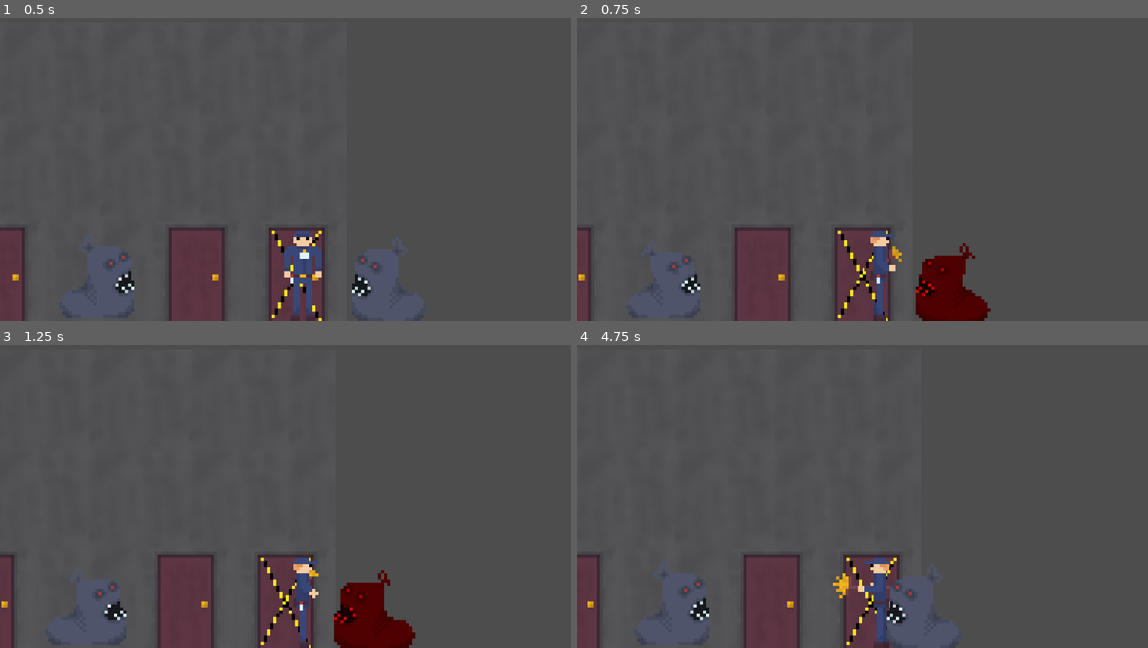
Above: before the commit, frames 1-4 (two rows, left to right).
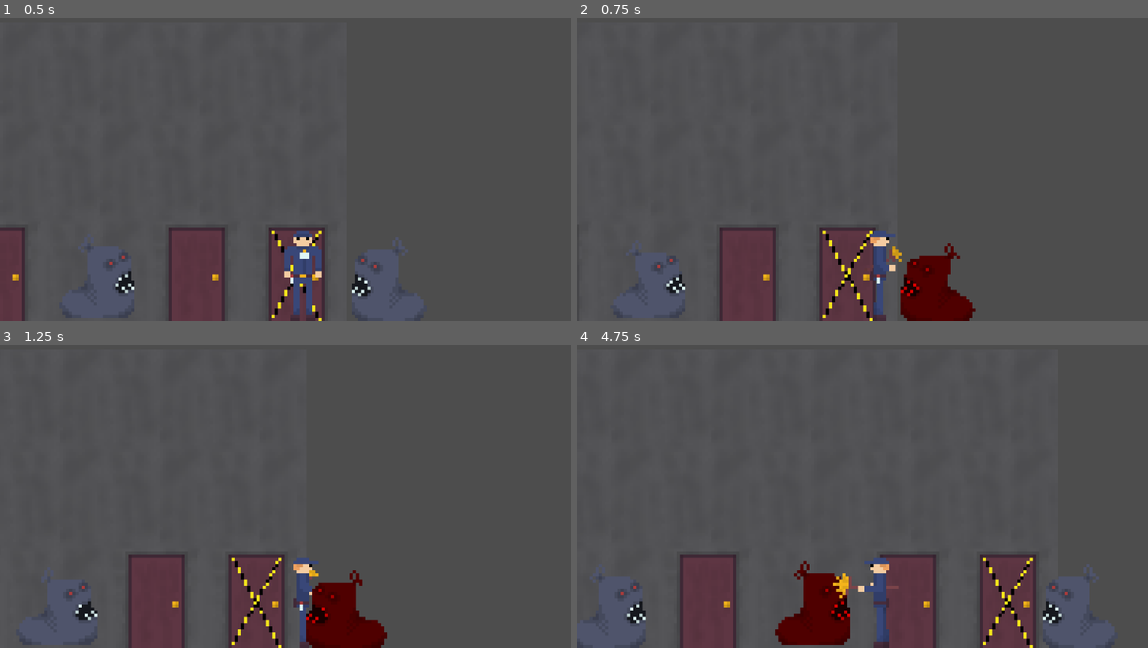
Above: after the commit, the same moments.

Repository: Goreman12/Night-Shift-Nightmare
Game: Godot game, scene res://Scenes/main.tscn
The game is run twice, just before and just after one commit, with the same random seed, the same clock (stepped at 60 frames per second) and the same inputs.
Inputs:
- Up to frame 1 (0.5 s): no input
- Up to frame 2 (0.75 s): hold D (right) from 0.53 s (still down); tap Space (attack) at 0.6 s
- Up to frame 3 (1.25 s): keep holding D (right)
- Up to frame 4 (4.75 s): release D (right) at 1.28 s; hold A (left) 1.28-2.03 s; tap Space (attack) every 0.75 s from 1.35 to 4.35 s; hold D (right) 2.03-3.53 s; hold A (left) from 3.53 s (still down)

Frame 1 is identical in both runs. In frame 2, 5.9% of the frame differs, in the area x 0-73%, y 69-100%; in frame 3, 9.8%; in frame 4, 17%, in the area x 0-95%, y 69-100%.

Commit message:
Player Movement Refactor

Diff:
--- a/Scenes/player.gd
+++ b/Scenes/player.gd
@@ -1,13 +1,13 @@
 extends CharacterBody2D
 
-@export var speed = 500
+@export var speed = 1000
 
 signal attacked(damage)
 
 var player_damage: int = 25
 
-var acceleration: float = 5
-var move_direction: Vector2
+var acceleration: float = 2.5
+var direction
 var can_attack: bool = true
 var last_moved_direction = "right"
 var is_attacking = false
@@ -17,21 +17,19 @@
 	pass
 
 func _physics_process(delta: float) -> void:
-	move_direction = Vector2.ZERO
 	move_player(delta)
 	attack_melee()
 
-
 func move_player(delta):
+	direction = Input.get_axis("left", "right")
 	if not is_attacking:
 		if Input.is_action_pressed("right"):
-			move_direction = Vector2.RIGHT
 			last_moved_direction = "right"
+
 		if Input.is_action_pressed("left"):
-			move_direction = Vector2.LEFT
 			last_moved_direction = "left"
 
-	velocity = move_direction * speed * acceleration * delta
+	velocity.x = direction * speed * acceleration * delta
 	move_and_slide()
 
 
@@ -39,9 +37,9 @@
 	var timer = $MeleeRecoveryTimer
 	var collision = $MeleeArea2D/MeleeHitBox
 
-	is_attacking = true
 	collision.set_deferred("disabled", 0)
 	if Input.is_action_just_pressed("attack"):
+		is_attacking = true
 		if last_moved_direction == "right":
 			collision.position.x = 14.718
 			collision.set_deferred("disabled", 0)
--- a/Scenes/player.tscn
+++ b/Scenes/player.tscn
@@ -1,9 +1,10 @@
-[gd_scene load_steps=31 format=3 uid="uid://cmnolao5cpqv7"]
+[gd_scene load_steps=40 format=3 uid="uid://cmnolao5cpqv7"]
 
 [ext_resource type="Script" uid="uid://cpfqrbgunjhpu" path="res://Scenes/player.gd" id="1_v0iea"]
 [ext_resource type="Texture2D" uid="uid://ben7smr6dsqje" path="res://Assets/Sprite-Janitor-Left-Sheet.png" id="2_6t5aa"]
 [ext_resource type="Texture2D" uid="uid://b6xeoh3784uyg" path="res://Assets/Sprite-Janitor-Right-Sheet.png" id="3_fkybt"]
 [ext_resource type="Texture2D" uid="uid://cpwvwmx58o5nw" path="res://Assets/Sprite-Janitor-Sheet.png" id="3_vgqql"]
+[ext_resource type="Texture2D" uid="uid://cqflcpxhpmq8y" path="res://Assets/Sprite-JanitorWalk-Sheet.png" id="5_fkybt"]
 
 [sub_resource type="AtlasTexture" id="AtlasTexture_fkybt"]
 atlas = ExtResource("2_6t5aa")
@@ -92,6 +93,38 @@
 [sub_resource type="AtlasTexture" id="AtlasTexture_fs7ks"]
 atlas = ExtResource("3_vgqql")
 region = Rect2(0, 0, 32, 32)
+
+[sub_resource type="AtlasTexture" id="AtlasTexture_vfarp"]
+atlas = ExtResource("5_fkybt")
+region = Rect2(0, 0, 32, 32)
+
+[sub_resource type="AtlasTexture" id="AtlasTexture_y6uwr"]
+atlas = ExtResource("5_fkybt")
+region = Rect2(32, 0, 32, 32)
+
+[sub_resource type="AtlasTexture" id="AtlasTexture_83xs0"]
+atlas = ExtResource("5_fkybt")
+region = Rect2(64, 0, 32, 32)
+
+[sub_resource type="AtlasTexture" id="AtlasTexture_ypfnu"]
+atlas = ExtResource("5_fkybt")
+region = Rect2(96, 0, 32, 32)
+
+[sub_resource type="AtlasTexture" id="AtlasTexture_xuaoq"]
+atlas = ExtResource("5_fkybt")
+region = Rect2(128, 0, 32, 32)
+
+[sub_resource type="AtlasTexture" id="AtlasTexture_wohnl"]
+atlas = ExtResource("5_fkybt")
+region = Rect2(160, 0, 32, 32)
+
+[sub_resource type="AtlasTexture" id="AtlasTexture_36dho"]
+atlas = ExtResource("5_fkybt")
+region = Rect2(192, 0, 32, 32)
+
+[sub_resource type="AtlasTexture" id="AtlasTexture_yh6i2"]
+atlas = ExtResource("5_fkybt")
+region = Rect2(224, 0, 32, 32)
 
 [sub_resource type="SpriteFrames" id="SpriteFrames_l6n3p"]
 animations = [{
@@ -179,6 +212,35 @@
 }],
 "loop": false,
 "name": &"idle",
+"speed": 5.0
+}, {
+"frames": [{
+"duration": 1.0,
+"texture": SubResource("AtlasTexture_vfarp")
+}, {
+"duration": 1.0,
+"texture": SubResource("AtlasTexture_y6uwr")
+}, {
+"duration": 1.0,
+"texture": SubResource("AtlasTexture_83xs0")
+}, {
+"duration": 1.0,
+"texture": SubResource("AtlasTexture_ypfnu")
+}, {
+"duration": 1.0,
+"texture": SubResource("AtlasTexture_xuaoq")
+}, {
+"duration": 1.0,
+"texture": SubResource("AtlasTexture_wohnl")
+}, {
+"duration": 1.0,
+"texture": SubResource("AtlasTexture_36dho")
+}, {
+"duration": 1.0,
+"texture": SubResource("AtlasTexture_yh6i2")
+}],
+"loop": false,
+"name": &"walk",
 "speed": 5.0
 }]
 
@@ -201,8 +263,10 @@
 
 [node name="AnimatedSprite2D" type="AnimatedSprite2D" parent="."]
 sprite_frames = SubResource("SpriteFrames_l6n3p")
-animation = &"attack_right"
+animation = &"walk"
 autoplay = "idle"
+frame = 6
+frame_progress = 0.666367
 
 [node name="PlayerHitBox" type="CollisionShape2D" parent="."]
 position = Vector2(0.0804615, 0.974808)
